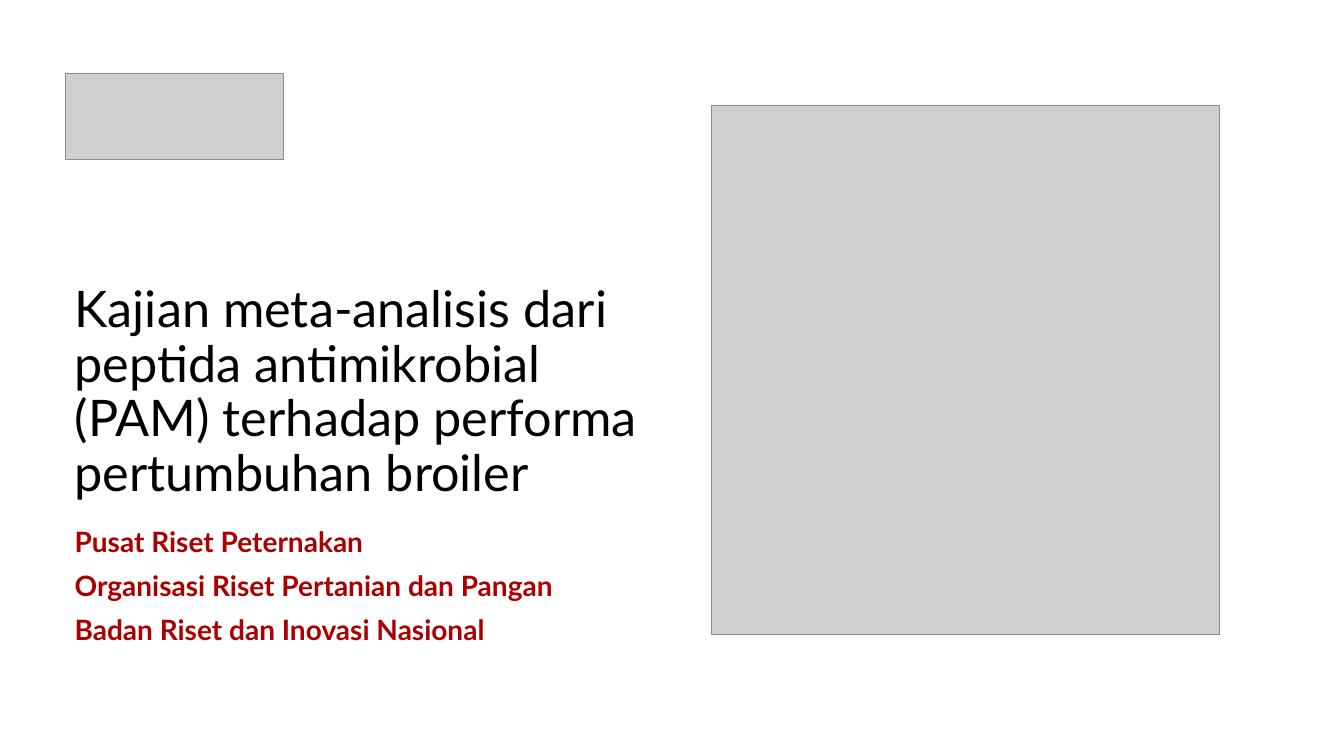
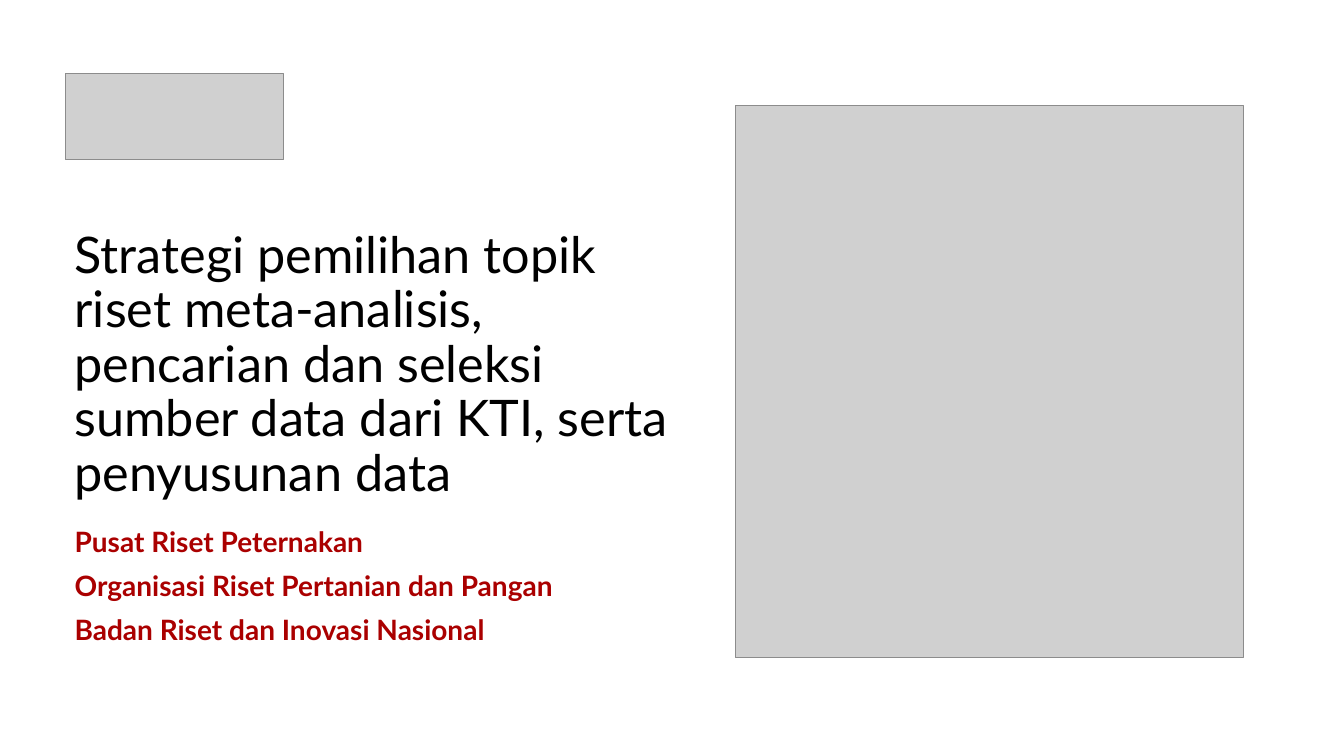
Before and after one commit to mohammad-miftakhus-sholikin/pelatihan-2020-metal, a slide deck: slide 1 of ch3_reference/2022__pendampingan/Presentation_2022__Sholikin_M1.pptx. Drawn at 1344x756 pixels with LibreOffice and Linux fonts; fonts in the diff are those of the drawing; grey boxes stand for pictures. Boxes give left, top, right and bottom in pixels: in the first picture for what was removed or moved away, otherwise in the second. Text is boxed around its words. In the diff, an @@ line names an element or a change of style, - is before the commit and + after.

```diff
--- a/ch3_reference/2022__pendampingan/Presentation_2022__Sholikin_M1.pptx
+++ b/ch3_reference/2022__pendampingan/Presentation_2022__Sholikin_M1.pptx
@@ picture: place and size @@
-picture at box(712, 105, 1219, 635)
+picture at box(735, 105, 1243, 657)
@@ title at box(75, 236, 668, 500): text changed @@
-Kajian meta-analisis dari peptida antimikrobial (PAM) terhadap performa pertumbuhan broiler
+Strategi pemilihan topik riset meta-analisis, pencarian dan seleksi sumber data dari KTI, serta penyusunan data
```
Also in this commit, not shown: 4 other slides changed, 4 slides added, 8 slides removed, 10 other files.
